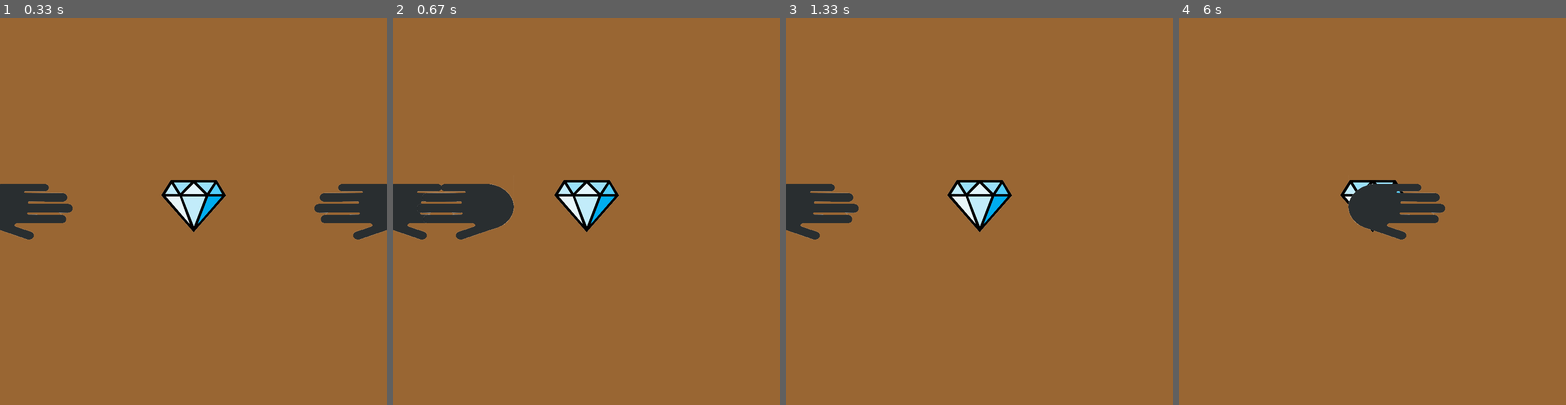
Above: before the commit, frames 1-4 (left to right).
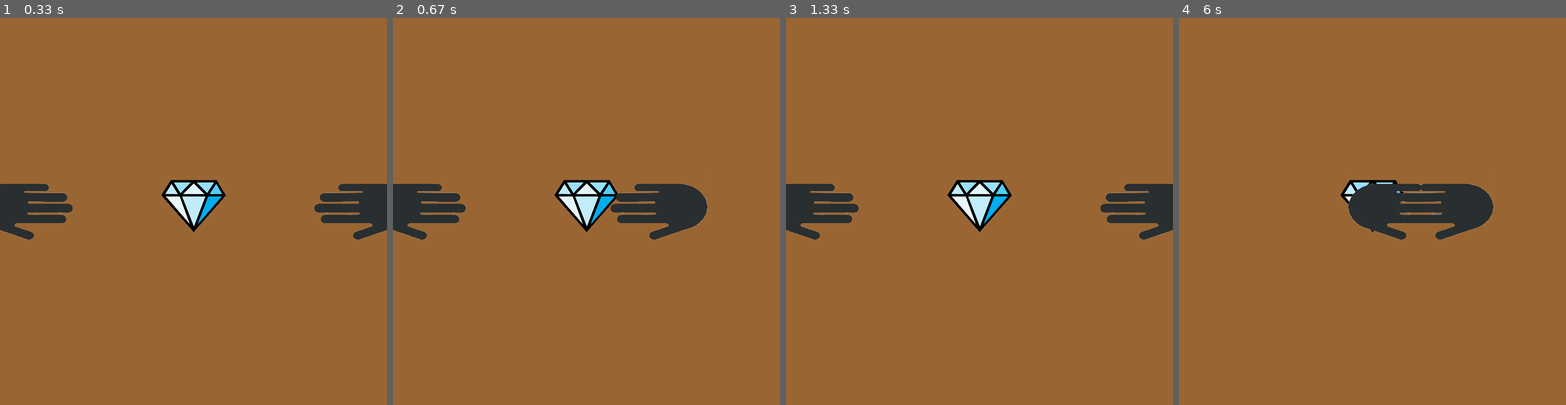
Above: after the commit, the same moments.

Repository: WingiM/PygameMiniGames
Game: pygame game, started from main.py
The game is run twice, just before and just after one commit, with the same random seed, the same clock (stepped at 60 frames per second) and the same inputs.
Inputs (mouse positions are in pixels of both pictures, inside the frame that each line leads up to):
- Up to frame 1 (0.33 s): no input
- Up to frame 2 (0.67 s): hold Up from 0.33 s (still down)
- Up to frame 3 (1.33 s): release Up at 0.8 s; click (964, 226) at 0.88 s
- Up to frame 4 (6 s): tap Right Alt at 1.67, 2, 5.3 s; hold Up 2.33-2.8 s; tap Space at 2.83, 3.57, 4.23 s; hold Up 3.17-3.53 s; tap W at 3.23, 3.97, 4.63, 5.7 s; hold Up 3.9-4.2 s; hold Up 4.57-4.93 s; hold Up from 5.63 s (still down)

Frame 1 is identical in both runs. In frame 2, 3.9% of the frame differs, in the area x 6-82%, y 42-58%; in frame 3, 1.7%; in frame 4, 1.6%.

Commit message:
Fixed a bug in StealTheDiamond.py

Diff:
--- a/StealTheDiamond.py
+++ b/StealTheDiamond.py
@@ -97,7 +97,7 @@
         if pygame.sprite.collide_mask(self, self.diamond) and not self.diamond.grabbed and self.can_move:
             pygame.mixer.Sound.play(Hand.snatch)
             self.speed = -STD_HAND_SPEED
-            self.diamond.move(self.speed * 2)
+            self.diamond.move(STD_HAND_SPEED * 2 if self.number == 2 else -STD_HAND_SPEED * 2)
         if self.number == 1:
             if self.rect.x >= 200:
                 self.speed = -STD_HAND_SPEED
@@ -107,7 +107,7 @@
                 pygame.time.set_timer(self.event, 0)
         else:
             if self.rect.x <= 400:
-                self.speed = -STD_HAND_SPEED
+                self.speed = STD_HAND_SPEED
             if self.rect.x > 650:
                 self.speed = 0
                 self.rect.x = 650
